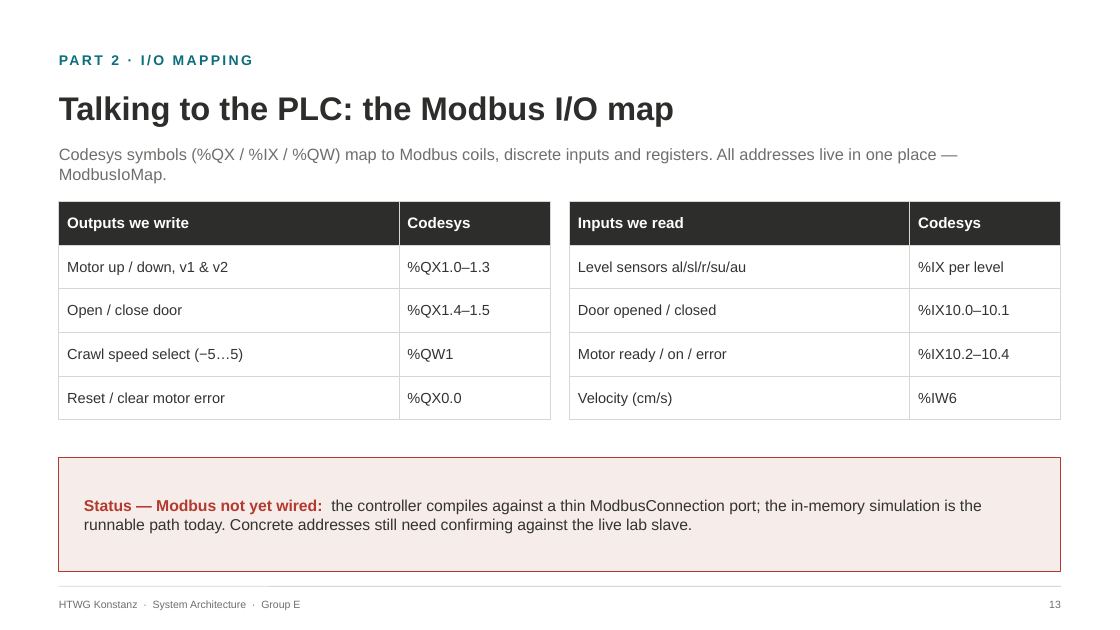
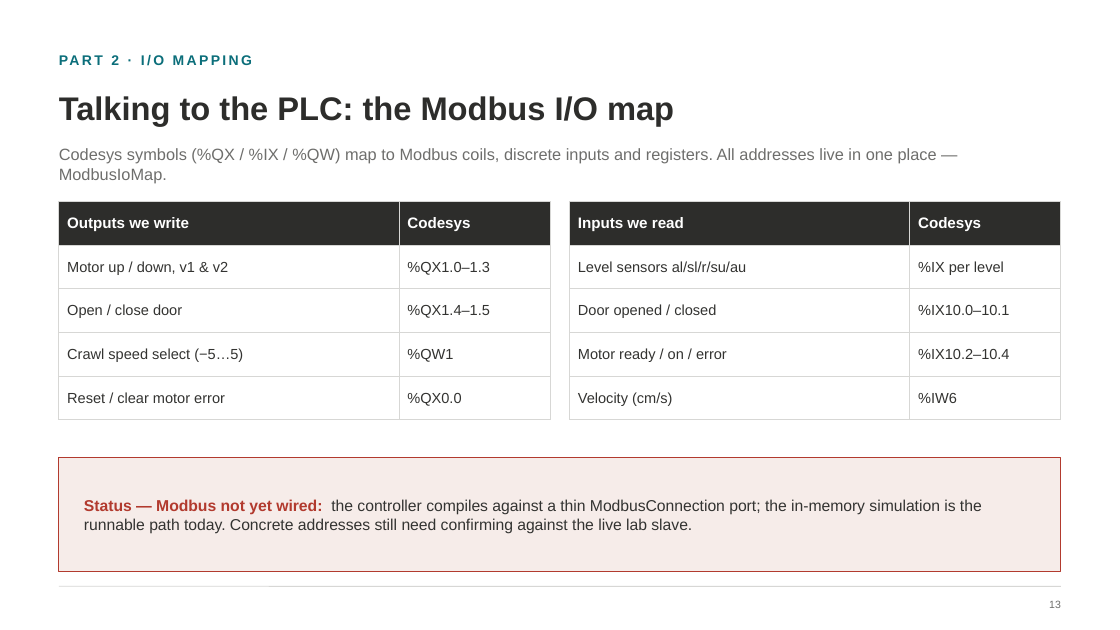
Before and after one commit to LukasRank/SysArch_FinalProjekt, a slide deck: slide 16 of Elevator_Control_Presentation_v4.pptx. Drawn at 1120x630 pixels with LibreOffice and Linux fonts; fonts in the diff are those of the drawing. Boxes give left, top, right and bottom in pixels: in the first picture for what was removed or moved away, otherwise in the second. Text is boxed around its words. In the diff, an @@ line names an element or a change of style, - is before the commit and + after.

```diff
--- a/Elevator_Control_Presentation_v4.pptx
+++ b/Elevator_Control_Presentation_v4.pptx
@@ text removed at box(59, 600, 300, 610) @@
-HTWG Konstanz · System Architecture · Group E
```
Also in this commit, not shown: 18 other slides changed.
